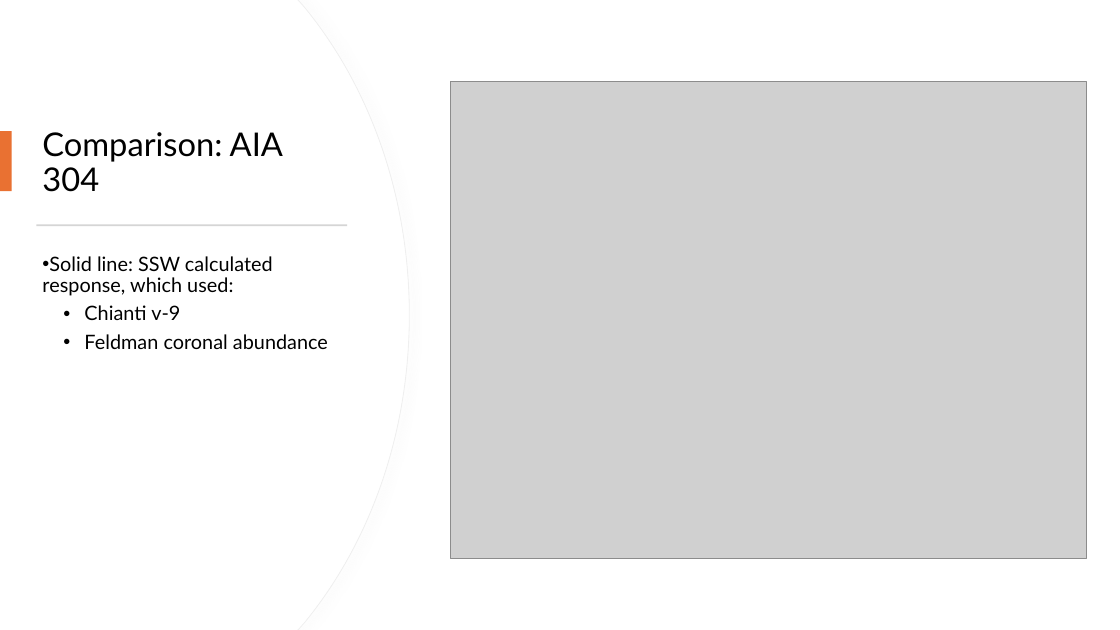
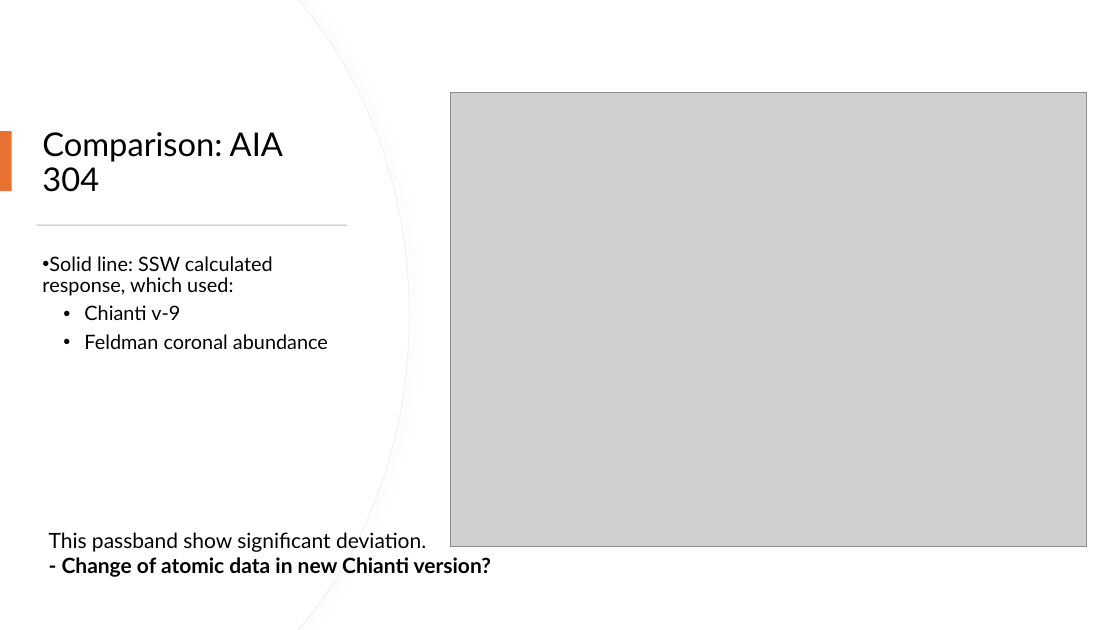
Before and after one commit to biswajitmb/Chianti_AIA_response, a slide deck: slide 7 of AIA_response_functions.pptx. Drawn at 1120x630 pixels with LibreOffice and Linux fonts; fonts in the diff are those of the drawing; grey boxes stand for pictures. Boxes give left, top, right and bottom in pixels: in the first picture for what was removed or moved away, otherwise in the second. Text is boxed around its words. In the diff, an @@ line names an element or a change of style, - is before the commit and + after.

```diff
--- a/AIA_response_functions.pptx
+++ b/AIA_response_functions.pptx
@@ picture: place and size @@
-picture at (450,82,1086,559)
+picture at (450,92,1086,547)
@@ text added at (49,532,491,577), 18 pt, text #000000, bold @@
+This passband show significant deviation.
+- Change of atomic data in new Chianti version?
```
Also in this commit, not shown: 7 other slides changed, 19 other files.
